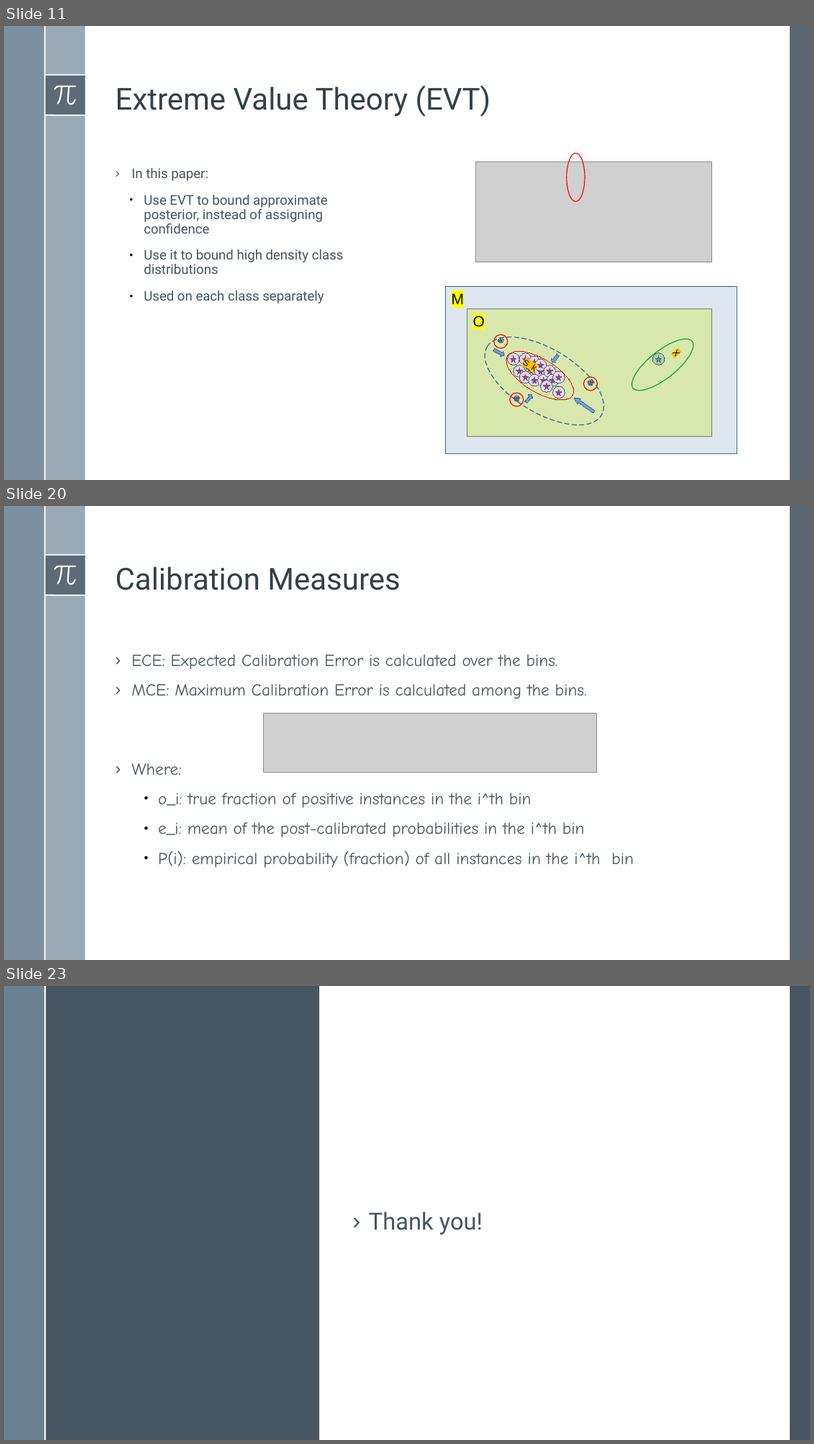
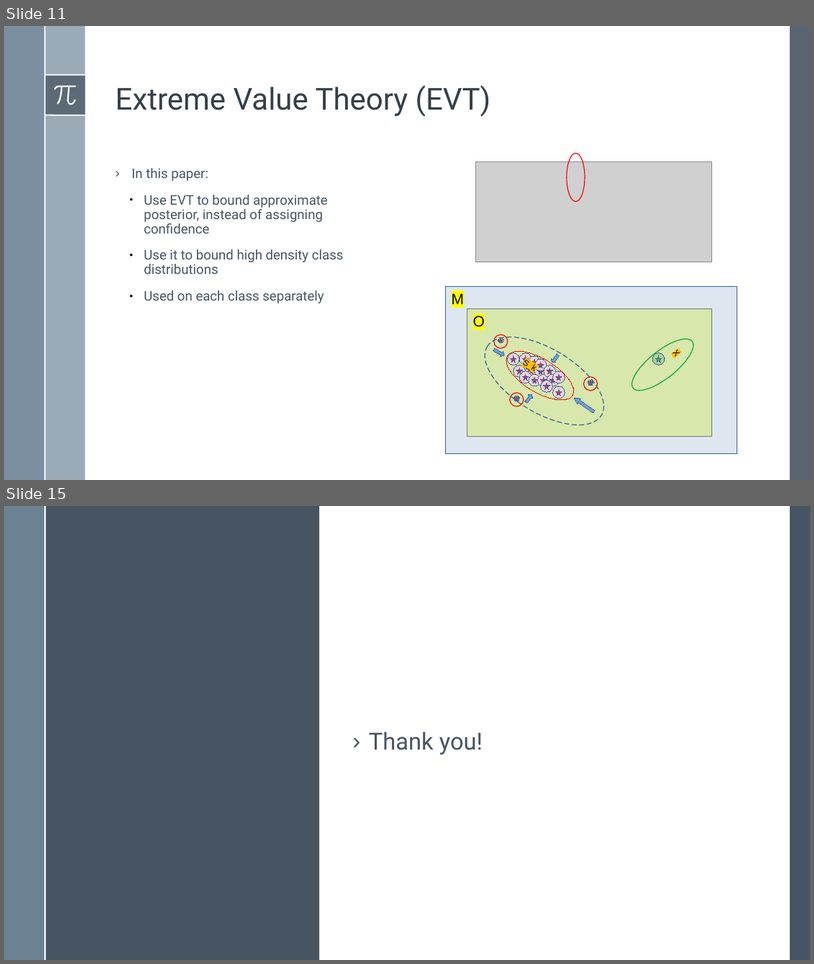
Before and after one commit to BardiaMojra/presentations, a slide deck: unified_probabilistic_deep_continual_learning_through_generative_replay_and_open_set_recognition/presentation.odp. Shown one above the other, each under a label of ours: slides 11, 20 and 23 before the commit, slides 11 and 15 after it; the slides between them are not shown. The pictures are 814x1444 and 814x964 pixels, drawn with LibreOffice and Linux fonts; fonts in the diff are those of the drawing; grey boxes stand for pictures. Boxes give left, top, right and bottom in pixels: in the first picture for what was removed or moved away, otherwise in the second. Text is boxed around its words. In the diff, an @@ line names an element or a change of style, - is before the commit and + after.

```diff
--- a/unified_probabilistic_deep_continual_learning_through_generative_replay_and_open_set_recognition/presentation.odp
+++ b/unified_probabilistic_deep_continual_learning_through_generative_replay_and_open_set_recognition/presentation.odp
@@ slide 20 removed at box(4, 506, 810, 960), background #FFFFFF; not listed: 8 template elements that a slide beside it also shows @@
@@ text removed at box(116, 566, 400, 590) @@
-Calibration Measures
@@ text removed at box(131, 654, 634, 867) @@
-› ECE: Expected Calibration Error is calculated over the bins.
-› MCE: Maximum Calibration Error is calculated among the bins.
-› Where:
-    ● o_i: true fraction of positive instances in the i^th bin
-    ● e_i: mean of the post-calibrated probabilities in the i^th bin
-    ● P(i): empirical probability (fraction) of all instances in the i^th bin
@@ picture removed at box(263, 713, 597, 772) @@
@@ what was slide 23 is now slide 15 @@
```
Also in this commit, not shown: 3 slides changed, 3 slides added, 10 other slides removed, 1 other file.
